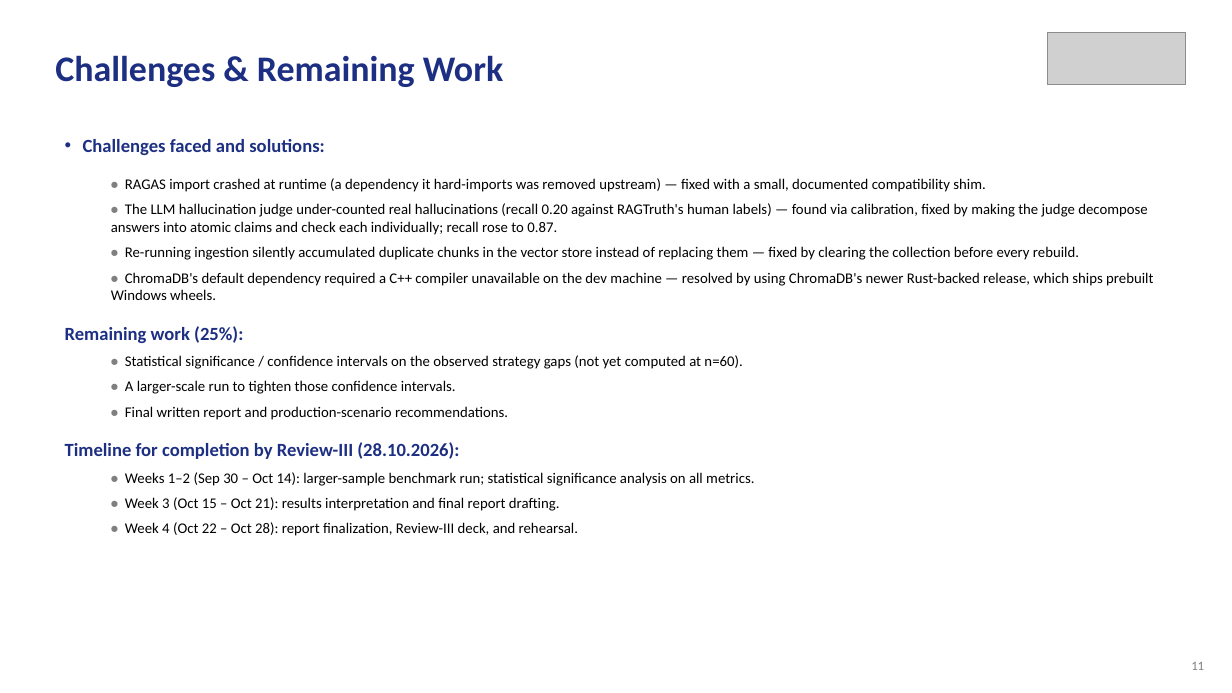
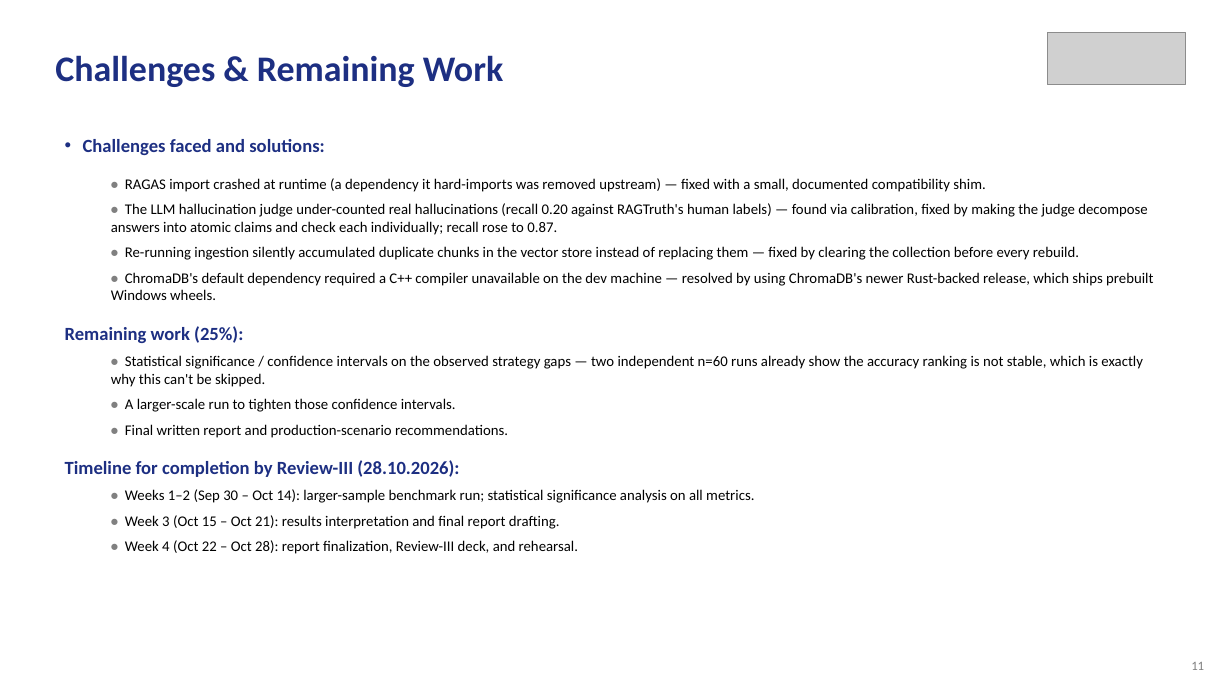
Before and after one commit to bhupendersingh1234/prompt_engineering_strategy_benchmark_for_rag_pipelines, a slide deck: slide 9 of presentation/review-2-ppt.pptx. Drawn at 1232x693 pixels with LibreOffice and Linux fonts; fonts in the diff are those of the drawing; grey boxes stand for pictures. Boxes give left, top, right and bottom in pixels: in the first picture for what was removed or moved away, otherwise in the second. Text is boxed around its words. In the diff, an @@ line names an element or a change of style, - is before the commit and + after.

Commit message:
Promote the second n=60 run to be the official committed results
Both review decks (review-2-ppt.pptx and review_2_updated.pptx) now show
identical data -- verified 0 text differences across all 96 text/table
items. The original run is preserved in git history (commit feeea63) for
anyone who wants to compare; results/, README.md Results section, and
review-2-ppt.pptx were all regenerated from this run's actual output
(data/processed eval question IDs confirmed identical between the two
runs -- same seed -- so this is a clean apples-to-apples comparison, not
a different experiment).

README's Results section is rewritten around the two-run comparison
rather than treating either run's numbers as final: the hallucination-
rate ranking held identically across both runs (Structured Output lowest
both times), but the accuracy ranking did not (Few-shot led run 1,
Chain-of-Thought leads run 2) -- called out explicitly as the reason
statistical significance testing is still open work, not a formality.

```diff
--- a/presentation/review-2-ppt.pptx
+++ b/presentation/review-2-ppt.pptx
@@ text at [111, 355, 1143, 387]: text changed @@
-  • Statistical significance / confidence intervals on the observed strategy gaps (not yet computed at n=60).
+  • Statistical significance / confidence intervals on the observed strategy gaps — two independent n=60 runs already show the accuracy ranking is not stable, which is exactly why this can't be skipped.
```
Also in this commit, not shown: 2 other slides changed, 19 other files.
